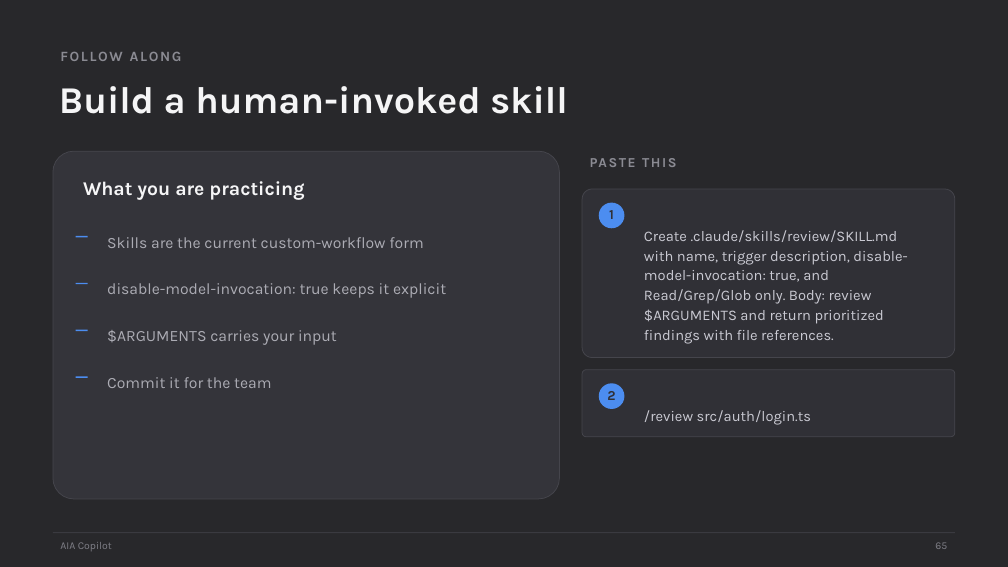
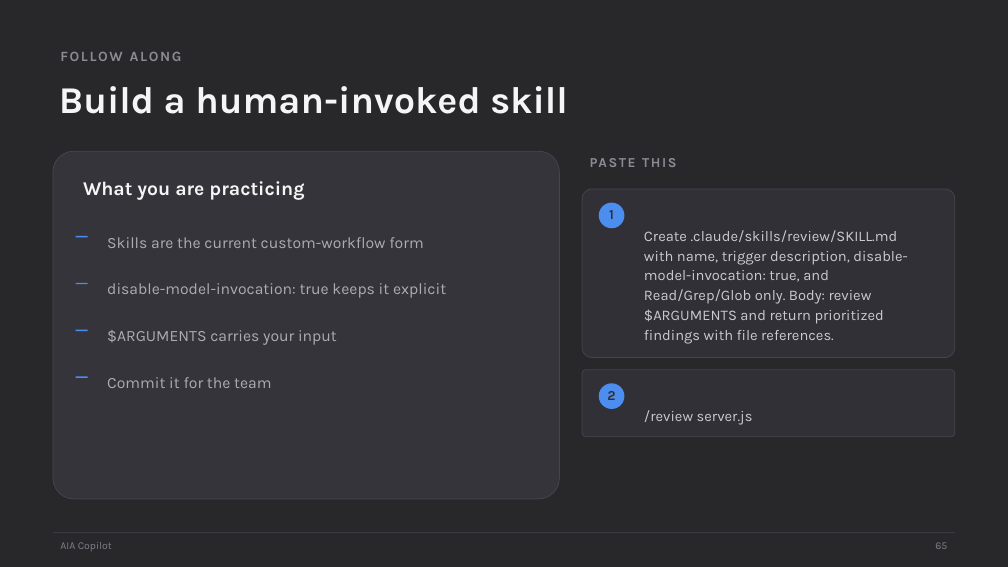
Before and after one commit to scottrhay/AIA-ClaudeCopilot, a slide deck: slide 65 of claude-code-3day/slides/Day1_Claude_Code_Fundamentals.pptx. Drawn at 1008x567 pixels with LibreOffice and Linux fonts; fonts in the diff are those of the drawing. Boxes give left, top, right and bottom in pixels: in the first picture for what was removed or moved away, otherwise in the second. Text is boxed around its words. In the diff, an @@ line names an element or a change of style, - is before the commit and + after.

```diff
--- a/claude-code-3day/slides/Day1_Claude_Code_Fundamentals.pptx
+++ b/claude-code-3day/slides/Day1_Claude_Code_Fundamentals.pptx
@@ text at (x1=644, y1=410, x2=753, y2=425): text changed @@
-/review src/auth/login.ts
+/review server.js
```
Also in this commit, not shown: 4 other slides changed, 6 other files.
